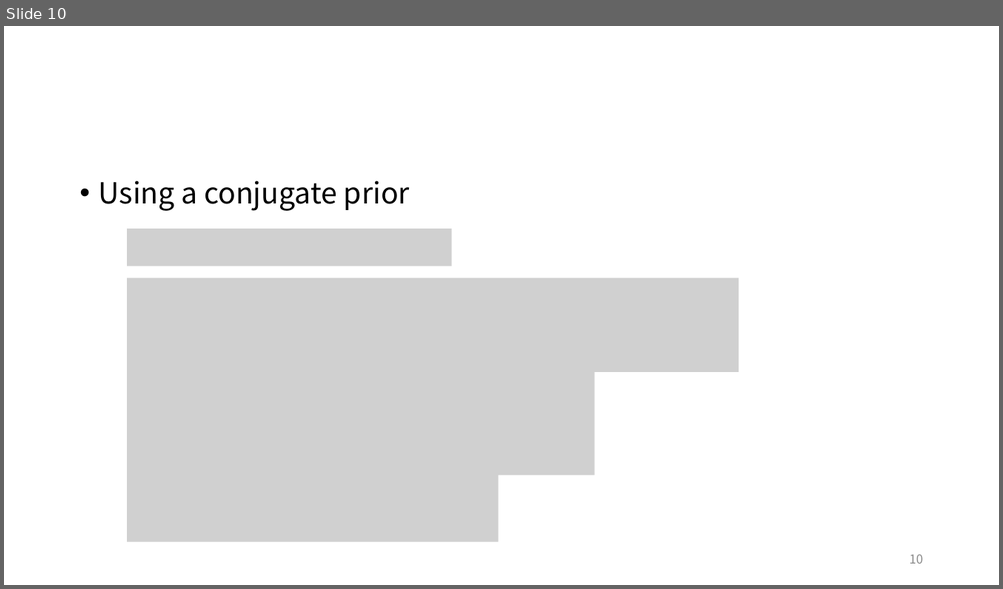
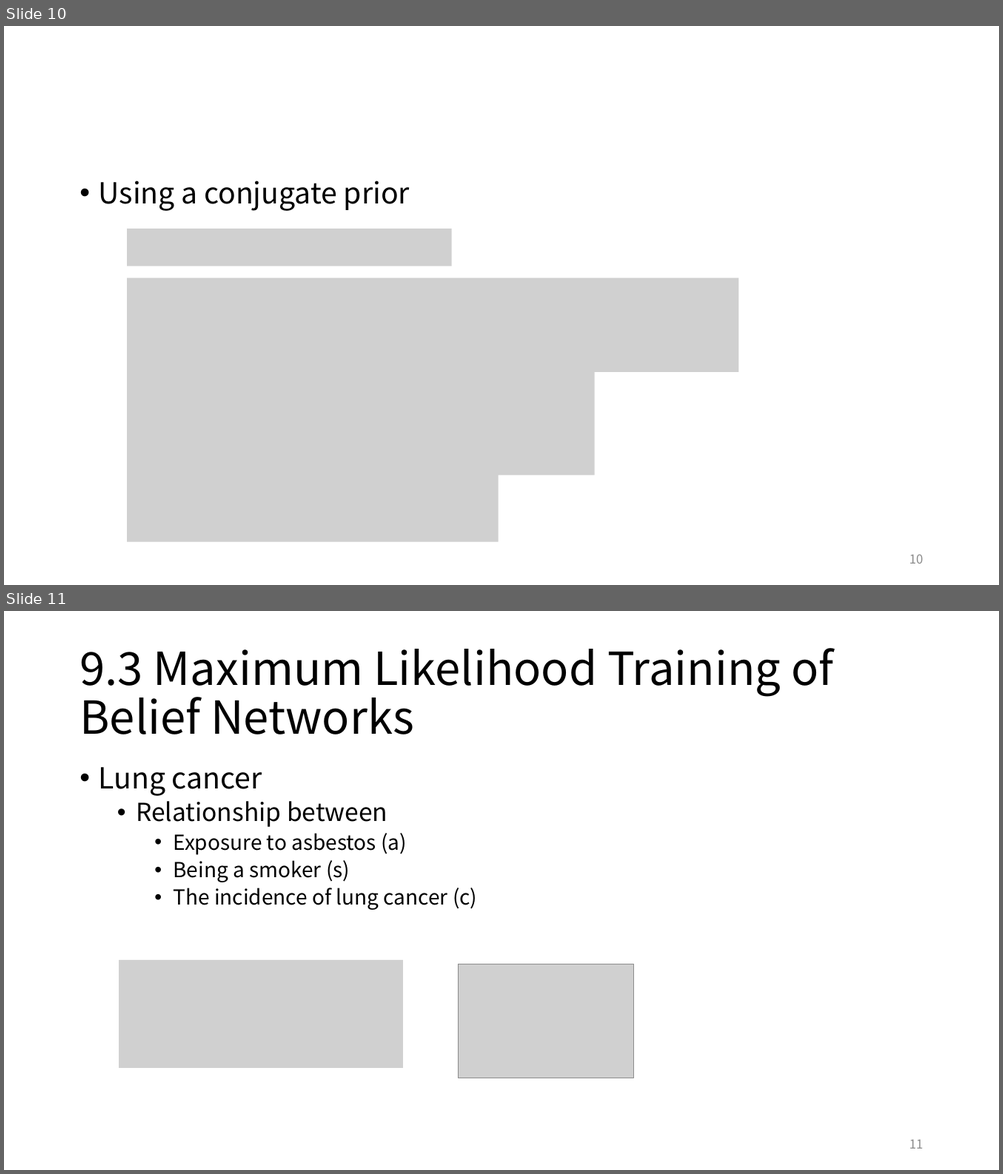
Before and after one commit to ggorr/MachineLearning, a slide deck: BRML/Ch09/BRML_Ch09.pptx. Shown one above the other, each under a label of ours: slide 10 before the commit, slides 10 and 11 after it. The pictures are 1003x589 and 1003x1174 pixels, drawn with LibreOffice and Linux fonts; fonts in the diff are those of the drawing; grey boxes stand for pictures. Boxes give left, top, right and bottom in pixels: in the first picture for what was removed or moved away, otherwise in the second. Text is boxed around its words. In the diff, an @@ line names an element or a change of style, - is before the commit and + after.

```diff
--- a/BRML/Ch09/BRML_Ch09.pptx
+++ b/BRML/Ch09/BRML_Ch09.pptx
@@ slide 11 added at (4,611,999,1170), background #FFFFFF @@
@@ title added at (79,648,833,735), 44 pt, text #000000 @@
+9.3 Maximum Likelihood Training of Belief Networks
@@ text added at (99,767,477,910), 20 pt, text #000000 @@
+• Lung cancer
+  • Relationship between
+    • Exposure to asbestos (a)
+    • Being a smoker (s)
+    • The incidence of lung cancer (c)
@@ picture added at (119,960,403,1068) @@
@@ picture added at (458,965,634,1078) @@
@@ page number added at (909,1140,923,1149), 12 pt, text #8C8C8C @@
+11
```
Also in this commit, not shown: 9 other slides added.
